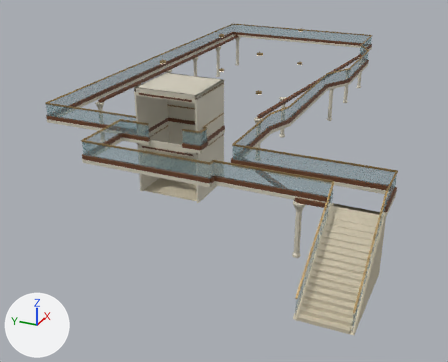
A saved change to the Blender file BlenderCatalogue/assets/vesper_mezzanine/source/AST-DIN-004.blend.
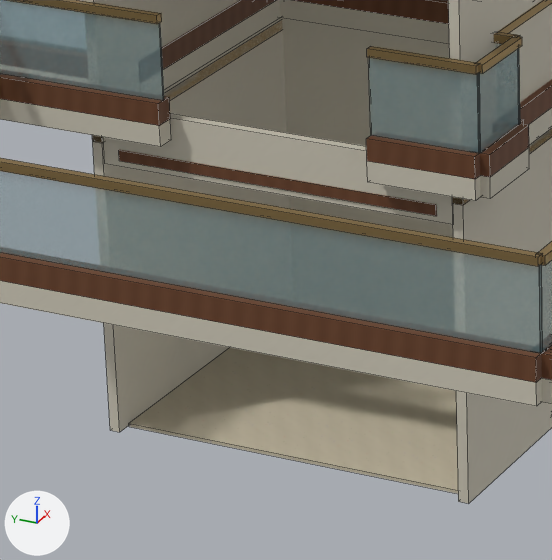
There are two pictures of each version: one whole from a 50 mm lens placed at (-32.51, -28.26, 17.56), pointed at (7.61, -10.21, -2.5), one close up on the part from 27% to 47% of the width and 34% to 59% of the height. The lights are fixed; the arrows at lower left show +X, +Y and +Z. The first two pictures are the older version. The close-ups show mesh edges as thin lines.

Before the edit, the objects in view are built like this:
```python
me_mez_guardplinth_12 = bpy.data.meshes.new('MEZ_GuardPlinth_12')
me_mez_guardplinth_12.from_pydata(...)  # a box spanning x -0.9..-0.68, y -8.8..-6.75, z 3.5..3.74
me_mez_guardplinth_12.materials.append(mat_warm_walnut)  # picture img_warm_walnut_png
me_mez_guardplinth_15 = bpy.data.meshes.new('MEZ_GuardPlinth_15')
me_mez_guardplinth_15.from_pydata(...)  # a box spanning x -5.0..-4.78, y -15.03..-6.75, z 3.5..3.74
me_mez_guardplinth_15.materials.append(mat_warm_walnut)  # picture img_warm_walnut_png
me_mez_liftshaftside_1 = bpy.data.meshes.new('MEZ_LiftShaftSide_1')
me_mez_liftshaftside_1.from_pydata(...)  # a box spanning x -0.68..3.26, y -12.16..-12.04, z -0.24..6.85
me_mez_liftshaftside_1.materials.append(mat_ivory_enamel)  # picture img_ivory_enamel_png
ob_mez_guardplinth_12 = bpy.data.objects.new('MEZ_GuardPlinth_12', me_mez_guardplinth_12)
ob_mez_guardplinth_12.location = (0.0, 0.0, 0.0)
ob_mez_guardplinth_15 = bpy.data.objects.new('MEZ_GuardPlinth_15', me_mez_guardplinth_15)
ob_mez_guardplinth_15.location = (0.0, 0.0, 0.0)
ob_mez_liftshaftside_1 = bpy.data.objects.new('MEZ_LiftShaftSide_1', me_mez_liftshaftside_1)
ob_mez_liftshaftside_1.location = (0.0, 0.0, 0.0)
# also in view: 'MEZ_LiftShaftRear' at (3.26, -10.0, 3.31); 'MEZ_GuardCap_12' at (-0.79, -7.78, 4.62); 'MEZ_GuardPlinth_8' at (3.23, -10.0, 3.62); 'MEZ_GuardGlass_13' at (-0.79, -11.81, 4.16); 'MEZ_GuardCap_13' at (-0.79, -11.81, 4.62)
```
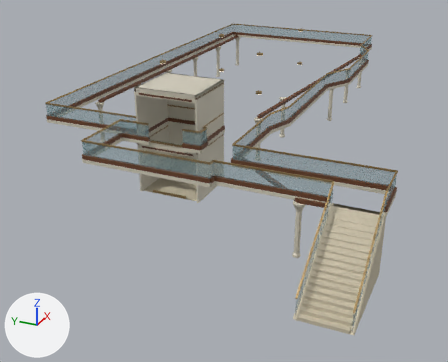
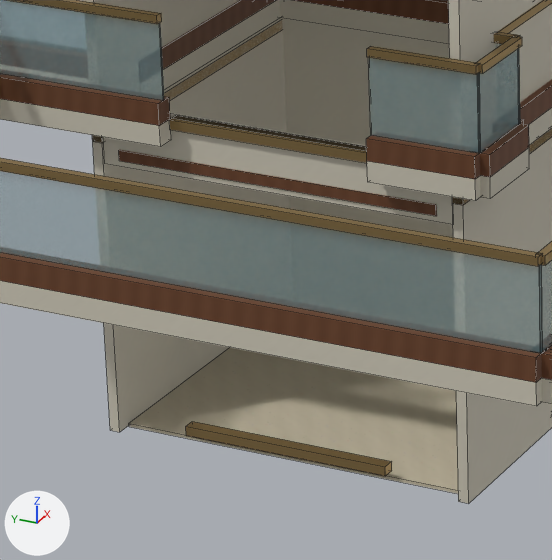
Patch to the scene script:
```diff
--- a/BlenderCatalogue/assets/vesper_mezzanine/source/AST-DIN-004.blend.py
+++ b/BlenderCatalogue/assets/vesper_mezzanine/source/AST-DIN-004.blend.py
@@ me_mez_liftthreshold_64_5 @@
+me_mez_liftthreshold_64_5.from_pydata(...)  # a box spanning x -0.7..-0.56, y -11.2..-8.8, z 3.39..3.5
+me_mez_liftthreshold_64_5.materials.append(mat_champagne_metal)  # picture img_champagne_metal_png
@@ me_mez_liftthreshold_61 @@
+me_mez_liftthreshold_61.from_pydata(...)  # a box spanning x -0.7..-0.56, y -11.2..-8.8, z -0.11..0.0
+me_mez_liftthreshold_61.materials.append(mat_champagne_metal)  # picture img_champagne_metal_png
@@ ob_mez_liftthreshold_64_5 @@
+ob_mez_liftthreshold_64_5 = bpy.data.objects.new('MEZ_LiftThreshold_64.5', me_mez_liftthreshold_64_5)
+ob_mez_liftthreshold_64_5.location = (0.0, 0.0, 0.0)
@@ ob_mez_liftthreshold_61 @@
+ob_mez_liftthreshold_61 = bpy.data.objects.new('MEZ_LiftThreshold_61', me_mez_liftthreshold_61)
+ob_mez_liftthreshold_61.location = (0.0, 0.0, 0.0)
```

Where the change shows, as pixel boxes (x1, y1, x2, y2) in the close-ups (552 x 560 px):
'MEZ_LiftThreshold_61', added (brown)
    after: (186, 421, 392, 476)
'MEZ_LiftThreshold_64.5', added (brown)
    after: (169, 115, 367, 163)
